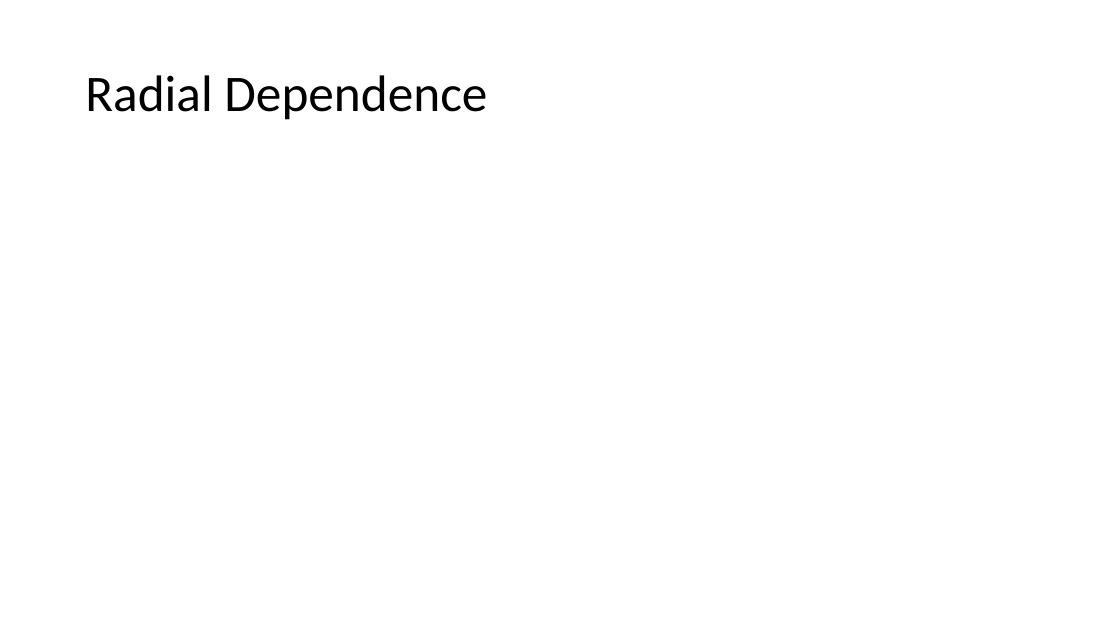
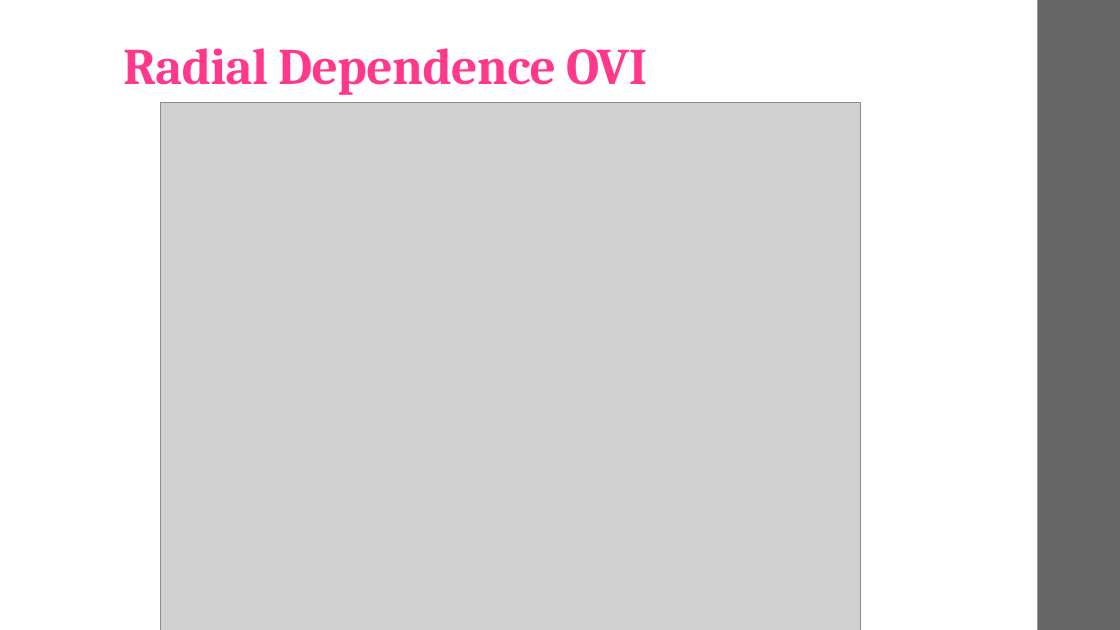
Before and after one commit to brockparker/Research, a slide deck: slide 7 of CGM/CGM_Group_20240329.pptx (slide 4 before the commit). Drawn at 1120x630 pixels with LibreOffice and Linux fonts; fonts in the diff are those of the drawing; grey boxes stand for pictures. Boxes give left, top, right and bottom in pixels: in the first picture for what was removed or moved away, otherwise in the second. Text is boxed around its words. In the diff, an @@ line names an element or a change of style, - is before the commit and + after.

```diff
--- a/CGM/CGM_Group_20240329.pptx
+++ b/CGM/CGM_Group_20240329.pptx
@@ title "Radial Dependence OVI" at (x1=123, y1=48, x2=647, y2=95): vertical alignment middle to bottom @@
@@ rectangle added at (x1=1038, y1=0, x2=1120, y2=630), fill #666666 @@
@@ title at (x1=123, y1=48, x2=647, y2=95): text changed; font Calibri to Cambria; text colour #000000 to #FF388C; bold on @@
-Radial Dependence
+Radial Dependence OVI
@@ picture added at (x1=160, y1=103, x2=861, y2=630) @@
```
Also in this commit, not shown: 1 other slide changed, 13 slides added, 4 slides removed.
